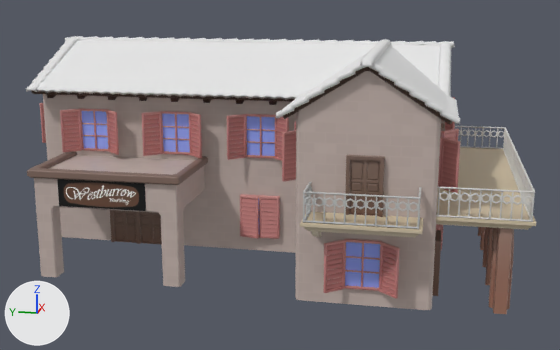
Renders of the FBX model Assets/_Meshes/Environment/Buildings/NursingHomeV2.fbx from each side of a commit.
Before and after are seen from a camera (50 mm lens) standing at (-39.5, 0.3, 12.1) and looking at (-5.1, 7.2, 3.5). The axes (+X, +Y, +Z) are drawn at lower left. The lights are the same throughout. Where no turn or scale is listed for an object, it has been applied to the vertices.

In view in the first picture: 'NursingHome'.
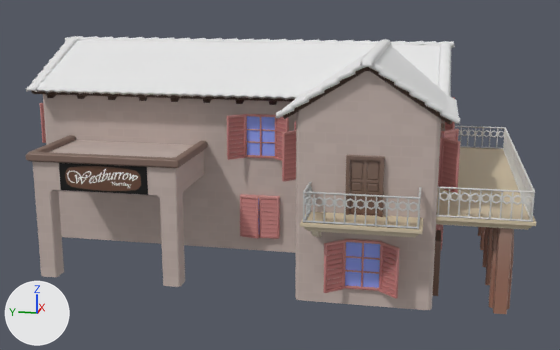
Where the change shows, as pixel boxes (x1, y1, x2, y2) in the pictures (560 x 350 px; the box of a moved part takes in the faces that stretch with it):
'NursingHome', reshaped: before (26, 36, 536, 314); after (25, 36, 536, 314)
part 1 of me_cube_521, moved or reshaped: before (57, 179, 146, 211); after (59, 163, 148, 195)
part 2 of me_cube_521, deleted: before (60, 108, 202, 244)
part 3 of me_cube_521, built on: before (27, 151, 208, 216); after (25, 136, 208, 198)

What changed in the scene script:
```text
Change me_cube_521:
    used by ob_nursinghome; location = (0.0, 0.0, 0.0)
    remove me_cube_521.from_pydata(...)  # 13118 vertices, 11175 faces; spans x -12.8..2.9, y -3.6..19.3, z -0.5..9.6
    add me_cube_521.from_pydata(...)  # 11962 vertices, 10178 faces; spans x -12.8..2.9, y -3.6..19.3, z -0.5..9.6
    me_cube_521 part 1: the loose piece of 4 vertices spanning x -9.7, y 12.0..16.0, z 2.8..4.0 is moved by (0.0, -0.1, 0.7)
    me_cube_521 part 2: 52 loose pieces with 1214 vertices, spanning x -6.5..-5.7, y 10.5..17.3, z 0.0..6.5, are deleted
    me_cube_521 part 3
    42 vertices are removed from x -9.9..-8.8, y 10.5..17.2, z 2.8..4.4
    81 faces are deleted
    27 vertices in x -9.7..-5.3, y 10.4..17.3, z 2.7..4.3 move by (0.0, 0.0, 0.8)
    14 vertices in x -9.6..-5.3, y 10.5..17.2, z 2.7..4.4 move by (0.0, 0.0, 0.7)
    8 vertices in x -9.7..-9.0, y 10.6..17.1, z 2.8 move by (0.0, 0.0, 2.0)
    4 vertices in x -9.8, y 10.4..17.3, z 4.1..4.3 move by (0.8, 0.0, 0.8)
    4 vertices in x -9.0, y 10.4..17.3, z 4.1..4.3 move by (0.2, 0.0, 0.8)
    23 vertices move from x -9.8..-8.8, y 10.5..17.2, z 2.7..4.4 to x -9.9..-8.7, y 10.4..17.3, z 3.5..5.1
    77 vertices are added at x -9.9..-5.3, y 10.4..17.3, z 3.5..5.1
    6 new vertices lie (-3.5, 0.0, 0.0) away from vertices in x -5.3, y 10.5..17.2, z 2.8..4.0
    7 new vertices lie (0.0, -2.3, 0.0) away from vertices in x -9.9..-8.9, y 16.2, z 2.7..5.1
    5 new vertices lie (0.0, -2.4, 0.0) away from vertices in x -9.9..-9.7, y 13.9, z 4.8..5.1
    5 new vertices lie (3.5, 0.0, 0.0) away from vertices in x -8.8, y 11.5..16.3, z 3.6..4.2
    48 new faces join them, mat_bricks (picture img_bricks_grey_basecolor_jpg)
    80 new faces join them, mat_gradient (picture img_flowerpallate_psd)
```
